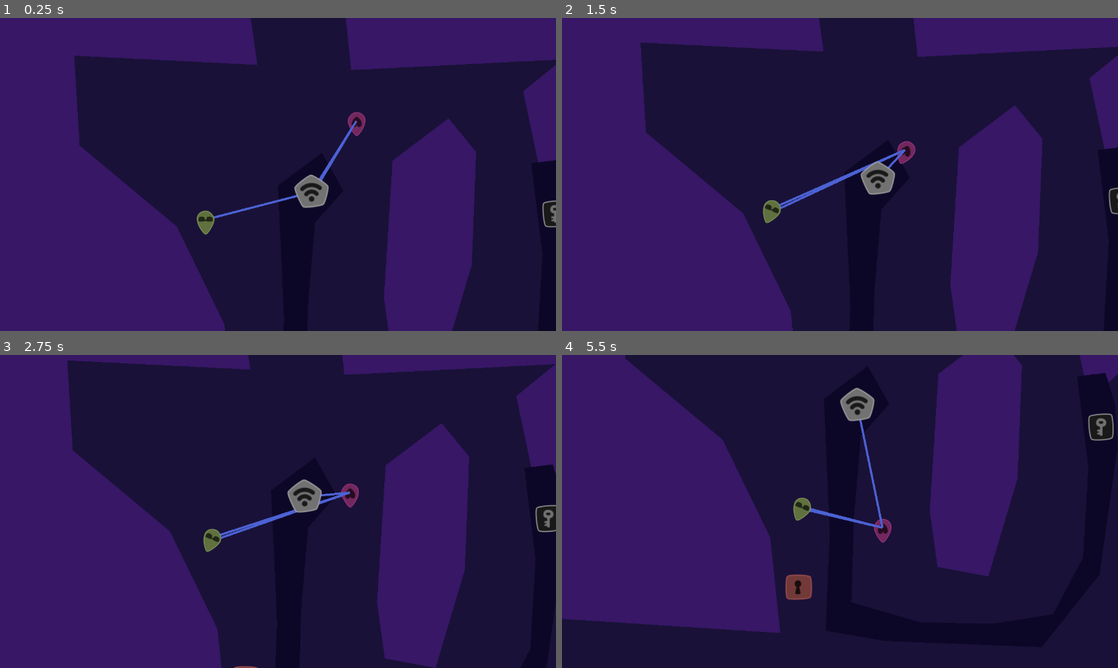
Above: before the commit, frames 1-4 (two rows, left to right).
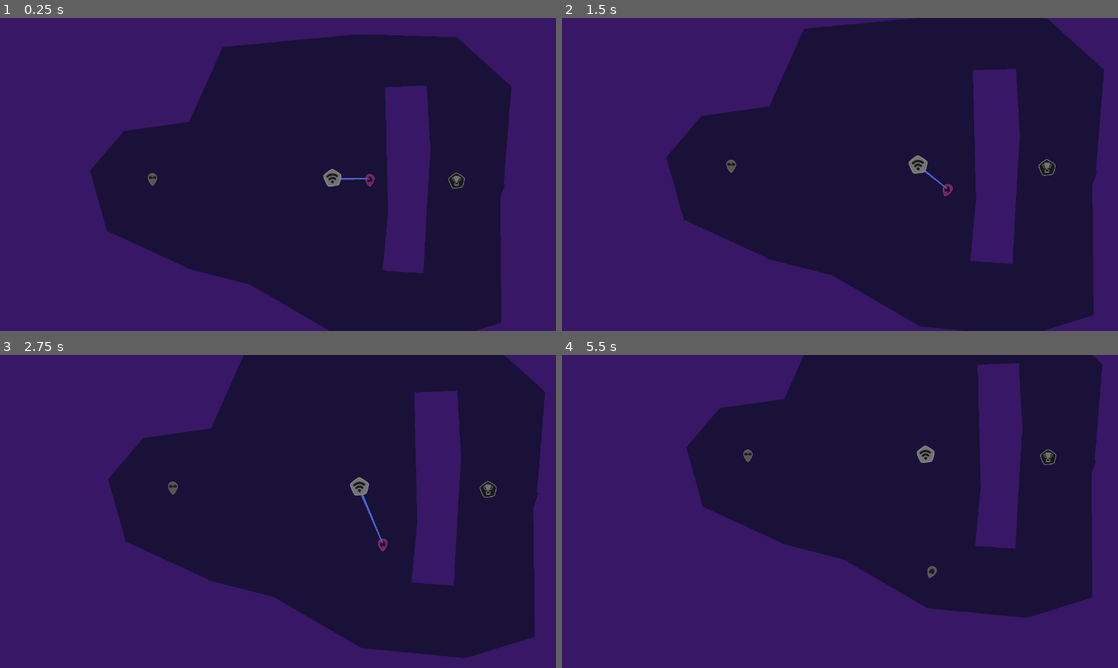
Above: after the commit, the same moments.

Repository: jacobabarbary/BooleanCircuit
Game: Godot game, scene res://level/level_1.tscn
Same seed, same stepped clock (60 frames per second), same inputs: the game is played once before the commit and once after it. This scene is started directly instead of the project's main scene.
Inputs:
- Up to frame 1 (0.25 s): no input
- Up to frame 2 (1.5 s): tap S (Player2Action) at 0.6 s; tap Down (PlayerAction) at 1.35 s
- Up to frame 3 (2.75 s): tap S (Player2Action) at 2.1 s
- Up to frame 4 (5.5 s): tap Down (PlayerAction) at 2.85, 4.35 s; tap S (Player2Action) at 3.6, 5.1 s

The runs differ from the first frame. In frame 1, 30% of the frame differs, in the area x 13-100%, y 0-100%; in frame 2, 27%; in frame 3, 29%; in frame 4, 38%, in the area x 0-100%, y 0-100%.
Error in both runs: Invalid call. Nonexistent function '_on_some_players_connected' in base 'Viewport'. (res://level/level.gd:15)

Commit message:
level_1

Diff:
--- a/level/level_1.tscn
+++ b/level/level_1.tscn
@@ -6,8 +6,6 @@
 [ext_resource path="res://level/level.gd" type="Script" id=4]
 [ext_resource path="res://shared/Camera.tscn" type="PackedScene" id=5]
 [ext_resource path="res://objects/wall/Wall.tscn" type="PackedScene" id=6]
-[ext_resource path="res://objects/door/door.tscn" type="PackedScene" id=7]
-[ext_resource path="res://objects/key/trigger.tscn" type="PackedScene" id=8]
 [ext_resource path="res://objects/finish/finish.tscn" type="PackedScene" id=9]
 
 [sub_resource type="PhysicsMaterial" id=1]
@@ -21,45 +19,42 @@
 script = ExtResource( 4 )
 
 [node name="Finish" parent="." instance=ExtResource( 9 )]
-position = Vector2( 514.205, -358.747 )
+position = Vector2( 977.706, 359.226 )
 
 [node name="Walls" type="Node2D" parent="."]
 
 [node name="Wall2" parent="Walls" instance=ExtResource( 6 )]
 
 [node name="CollisionPolygon2D" parent="Walls/Wall2" index="0"]
-polygon = PoolVector2Array( 1052.88, 68.5052, 663.983, 88.1006, 644.87, -89.6658, 1153.87, -67.1552, 1125.23, 65.4905, 1117.69, 208.688, 1018.21, 305.157, 980.524, 127.291 )
+polygon = PoolVector2Array( 1173.79, 286.476, 1129.75, 418.61, 1133.92, 852.283, 901.035, 924.203, 551.708, 889.955, 257.177, 718.716, 27.7167, 660.495, -85.301, 1263.26, 2270.95, 1276.96, 2103.13, 266.646 )
 
 [node name="Wall3" parent="Walls" instance=ExtResource( 6 )]
 
 [node name="CollisionPolygon2D" parent="Walls/Wall3" index="0"]
 position = Vector2( -634.907, 487.108 )
-polygon = PoolVector2Array( 1105.24, -556.147, 590.124, -535.937, 558.47, -407.813, 590.124, -125.941, 618.763, 74.5346, 588.202, 212.504, 1083.85, 244.629, 1065.19, 68.5107, 977.711, -111.107, 798.645, -260.157, 788.624, -425.505, 1125.87, -408.587 )
+polygon = PoolVector2Array( 1776.44, -118.039, 1803.71, -456.577, 1612.85, -629.254, 1262.96, -638.343, 798.154, -594.251, 681.306, -333.886, 454.099, -302.077, 335.952, -163.48, 395.025, 45.5497, 672.218, 172.785, 672.927, 779.455, -340.276, 794.634, -404.787, -1193.82, 2798, -1360.79, 2752.46, -93.3416 )
 
 [node name="Wall4" parent="Walls" instance=ExtResource( 6 )]
 
 [node name="CollisionPolygon2D" parent="Walls/Wall4" index="0"]
-position = Vector2( -634.907, 487.108 )
-polygon = PoolVector2Array( 1374.98, -232.466, 1359.11, 19.8142, 1373.39, 122.948, 1467, 140.401, 1520.95, -40.4793, 1528.88, -248.333, 1478.11, -310.213 )
+position = Vector2( -625.861, 494.862 )
+polygon = PoolVector2Array( 1354.85, -462.81, 1365.19, -28.5796, 1345.81, 175.612, 1487.97, 185.951, 1499.6, -35.0414, 1512.52, -241.818, 1499.6, -467.979 )
 
 [node name="Fencing" type="Node2D" parent="."]
 
 [node name="Fence" parent="Fencing" instance=ExtResource( 1 )]
 
-[node name="CollisionPolygon2D" parent="Fencing/Fence" index="0"]
-polygon = PoolVector2Array( 611.634, 338.901, 530.713, 399.194, 541.82, 645.128, 533.887, 826.009, 644.954, 845.049, 932.141, 856.155, 1038.45, 722.875, 1071.77, 488.048, 1067.01, 408.714, 1049.55, 351.594, 997.194, 357.941, 1017.82, 526.128, 1008.3, 691.142, 952.768, 795.862, 840.114, 813.315, 706.834, 810.142, 581.487, 773.649, 586.247, 616.568, 598.94, 467.421, 651.3, 408.714 )
-
 [node name="Players" type="Node2D" parent="."]
 
 [node name="player" parent="Players" instance=ExtResource( 3 )]
-position = Vector2( 673.548, 181.988 )
+position = Vector2( 674.994, 351.334 )
 rotation = -0.0222921
 physics_material_override = SubResource( 1 )
 skin = 6
 color = Color( 1, 0.341176, 0.819608, 1 )
 
 [node name="player2" parent="Players" instance=ExtResource( 3 )]
-position = Vector2( 395.526, 363.399 )
+position = Vector2( -81.3177, 347.949 )
 physics_material_override = SubResource( 1 )
 skin = 2
 color = Color( 0.843137, 0.988235, 0.552941, 1 )
@@ -69,16 +64,7 @@
 position = Vector2( 514.415, 300.632 )
 
 [node name="Tower" parent="." instance=ExtResource( 2 )]
-position = Vector2( 590.854, 312.888 )
-
-[node name="trigger" parent="." instance=ExtResource( 8 )]
-position = Vector2( 1039.35, 352.526 )
-type = 1
-
-[node name="door" parent="." groups=[
-"triggered",
-] instance=ExtResource( 7 )]
-position = Vector2( 482.46, 647.102 )
+position = Vector2( 545.353, 349.418 )
 
 [editable path="Walls/Wall2"]
 
Not shown: 1 places in level/level_1.tscn that only renumber resources
